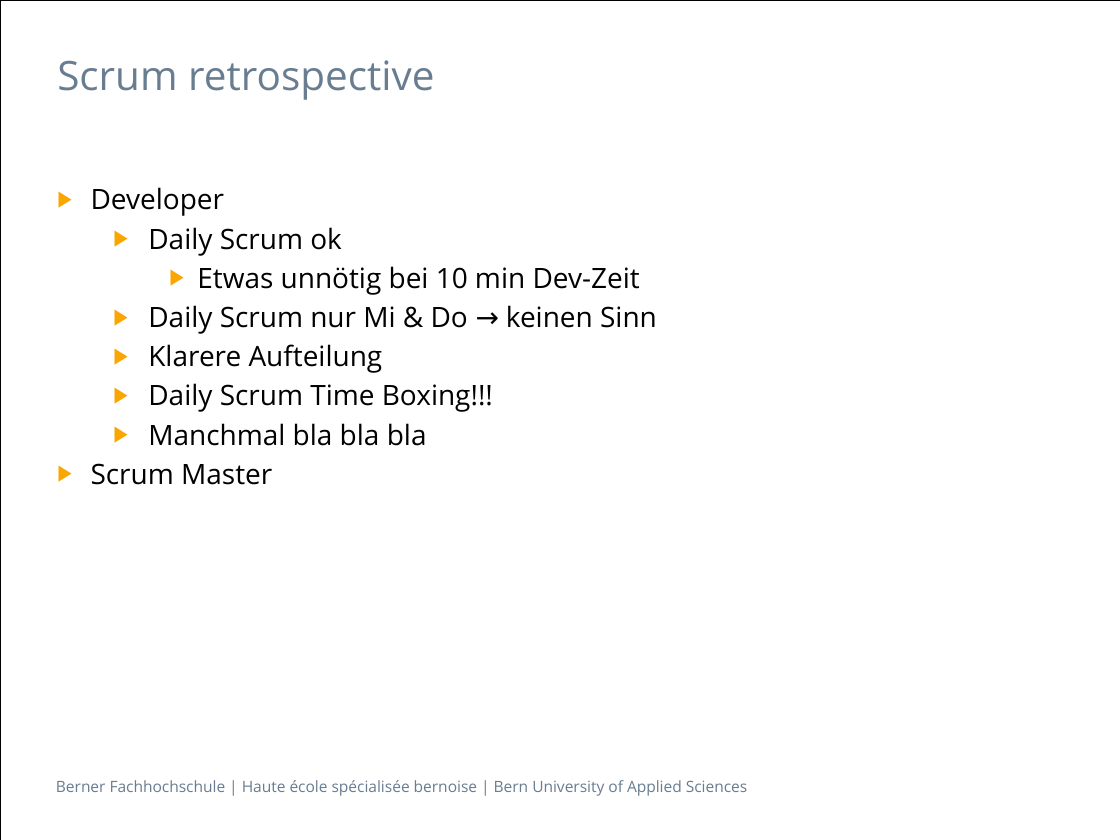
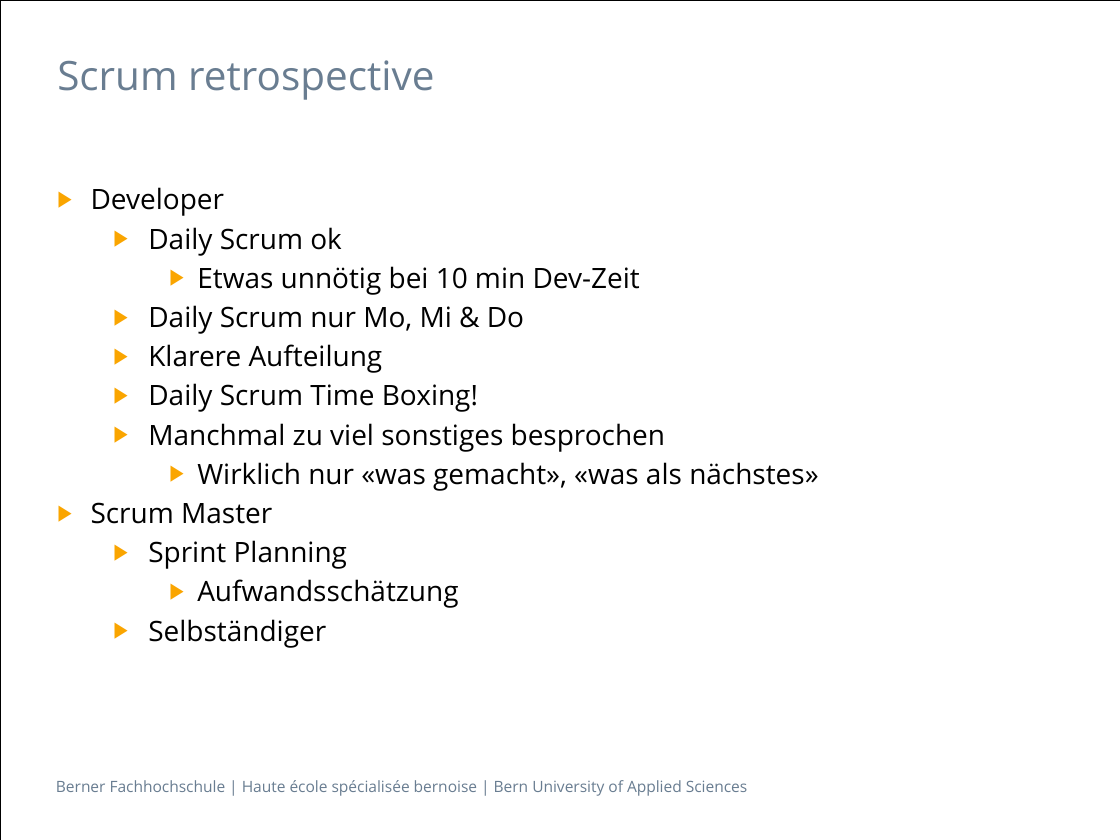
Before and after one commit to isels1/ch.bfh.btx8081.w2015.blue, a slide deck: slide 15 of doc/task14/Task14.pptx. Drawn at 1120x840 pixels with LibreOffice and Linux fonts; fonts in the diff are those of the drawing. Boxes give left, top, right and bottom in pixels: in the first picture for what was removed or moved away, otherwise in the second. Text is boxed around its words. In the diff, an @@ line names an element or a change of style, - is before the commit and + after.

```diff
--- a/doc/task14/Task14.pptx
+++ b/doc/task14/Task14.pptx
@@ text at <box>148,305,524,334</box>: text changed @@
-  ▶ Daily Scrum nur Mi & Do → keinen Sinn
+  ▶ Daily Scrum nur Mo, Mi & Do
@@ text at <box>148,383,818,491</box>: text changed @@
-  ▶ Daily Scrum Time Boxing!!!
-  ▶ Manchmal bla bla bla
+  ▶ Daily Scrum Time Boxing!
+  ▶ Manchmal zu viel sonstiges besprochen
+    ▶ Wirklich nur «was gemacht», «was als nächstes»
@@ text at <box>148,540,458,648</box>: paragraphs added @@
+  ▶ Sprint Planning
+    ▶ Aufwandsschätzung
+  ▶ Selbständiger
```
Also in this commit, not shown: 2 other slides changed.
